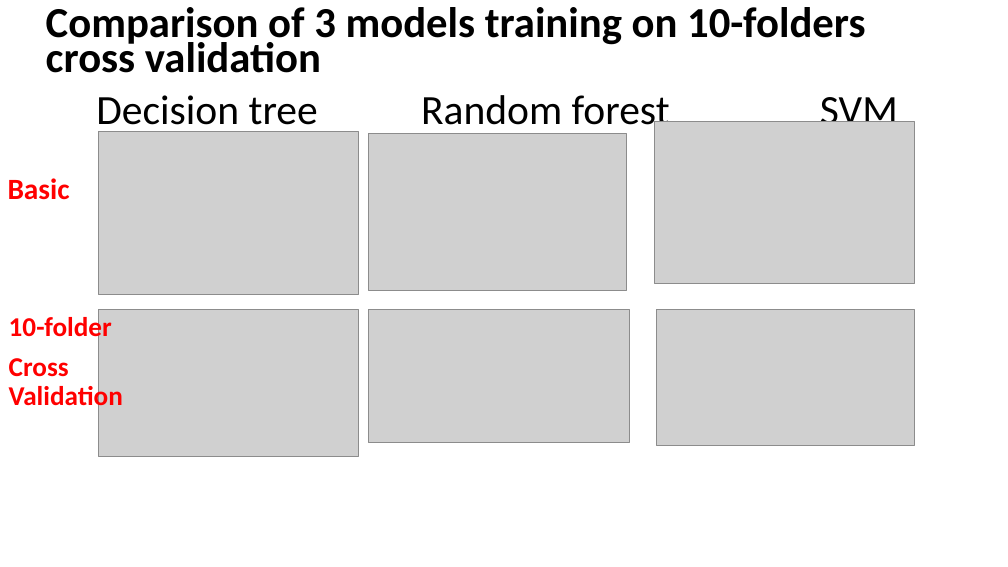
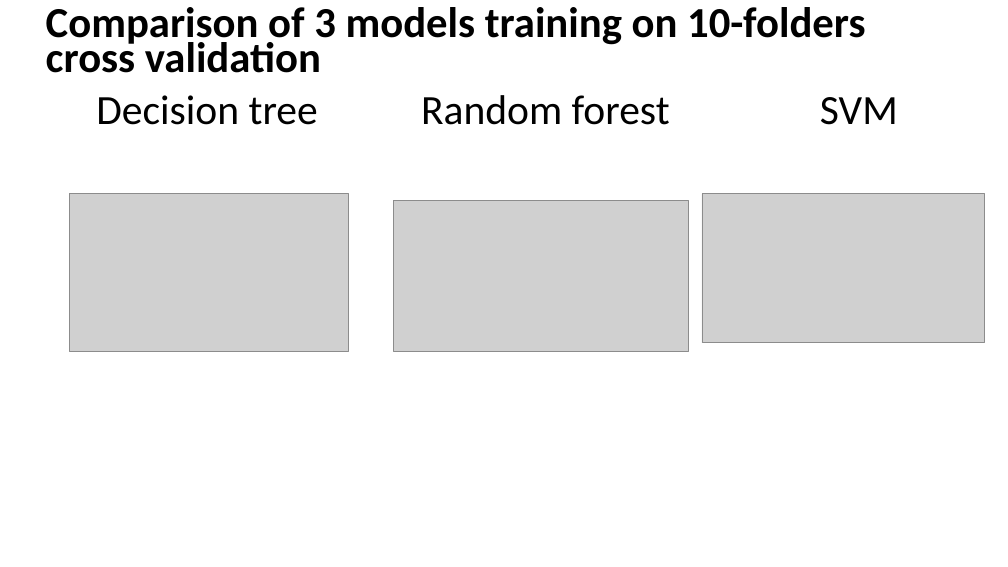
Before and after one commit to Rena-zhou/IFN702, a slide deck: slide 29 of Project presentation (presentation)- zhiying.pptx (slide 21 before the commit). Drawn at 1008x567 pixels with LibreOffice and Linux fonts; fonts in the diff are those of the drawing; grey boxes stand for pictures. Boxes give left, top, right and bottom in pixels: in the first picture for what was removed or moved away, otherwise in the second. Text is boxed around its words. In the diff, an @@ line names an element or a change of style, - is before the commit and + after.

```diff
--- a/Project presentation (presentation)- zhiying.pptx
+++ b/Project presentation (presentation)- zhiying.pptx
@@ picture removed at bbox=[98, 132, 358, 294] @@
@@ picture removed at bbox=[368, 134, 626, 290] @@
@@ picture removed at bbox=[655, 122, 915, 284] @@
@@ text removed at bbox=[8, 178, 70, 200] @@
-Basic
@@ picture: place and size @@
-picture at bbox=[98, 309, 358, 457]
+picture at bbox=[70, 194, 349, 352]
@@ picture: place and size @@
-picture at bbox=[368, 309, 629, 443]
+picture at bbox=[394, 200, 689, 352]
@@ picture: place and size @@
-picture at bbox=[656, 309, 914, 445]
+picture at bbox=[702, 194, 985, 343]
@@ text removed at bbox=[9, 314, 123, 412] @@
-10-folder
-Cross Validation
```
Also in this commit, not shown: 9 other slides changed, 9 slides added, 2 slides removed.
